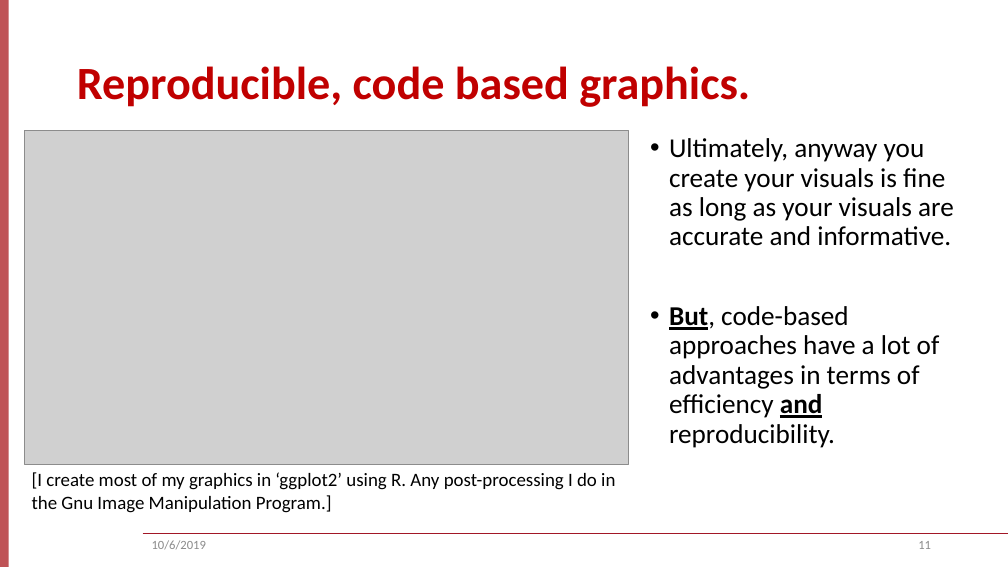
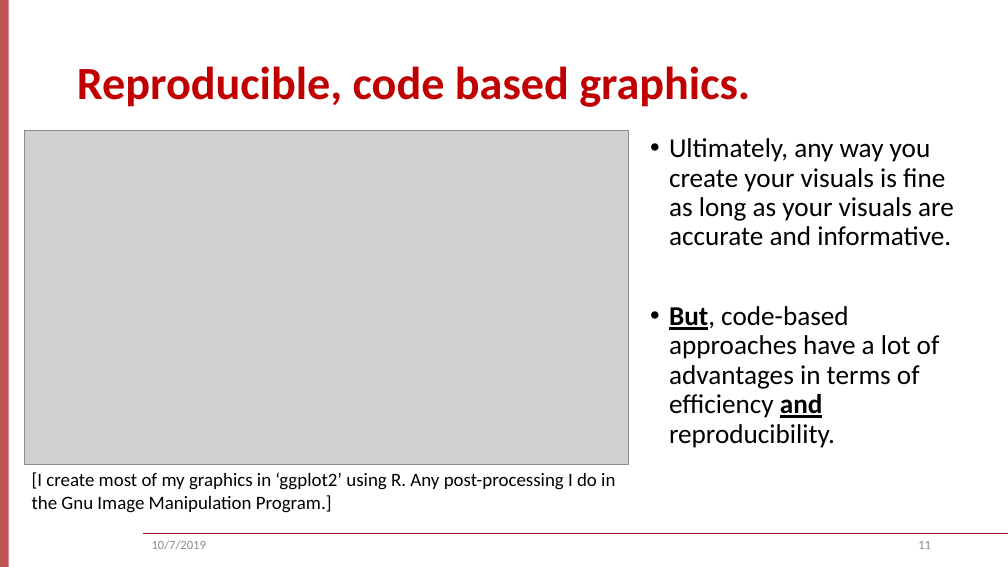
Before and after one commit to keithlohse/ASNR, a slide deck: slide 11 of ASNR_2019_workshop/lohse_ASNR_2019.pptx. Drawn at 1008x567 pixels with LibreOffice and Linux fonts; fonts in the diff are those of the drawing; grey boxes stand for pictures; background and template pictures are left out. Boxes give left, top, right and bottom in pixels: in the first picture for what was removed or moved away, otherwise in the second. Text is boxed around its words. In the diff, an @@ line names an element or a change of style, - is before the commit and + after.

```diff
--- a/ASNR_2019_workshop/lohse_ASNR_2019.pptx
+++ b/ASNR_2019_workshop/lohse_ASNR_2019.pptx
@@ text at box(669, 138, 954, 246): spaces changed @@
-• Ultimately, anyway you create your visuals is fine as long as your visuals are accurate and informative.
+• Ultimately, any way you create your visuals is fine as long as your visuals are accurate and informative.
@@ text at box(152, 540, 206, 550): text changed @@
-10/6/2019
+10/7/2019
```
Also in this commit, not shown: 26 other slides changed, 1 other file.
